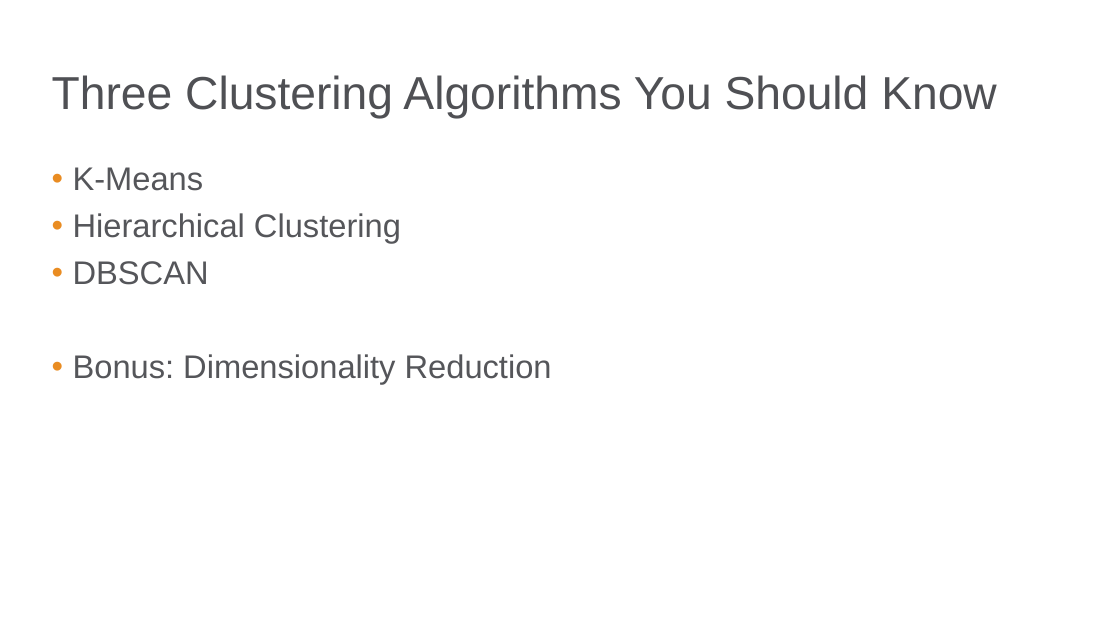
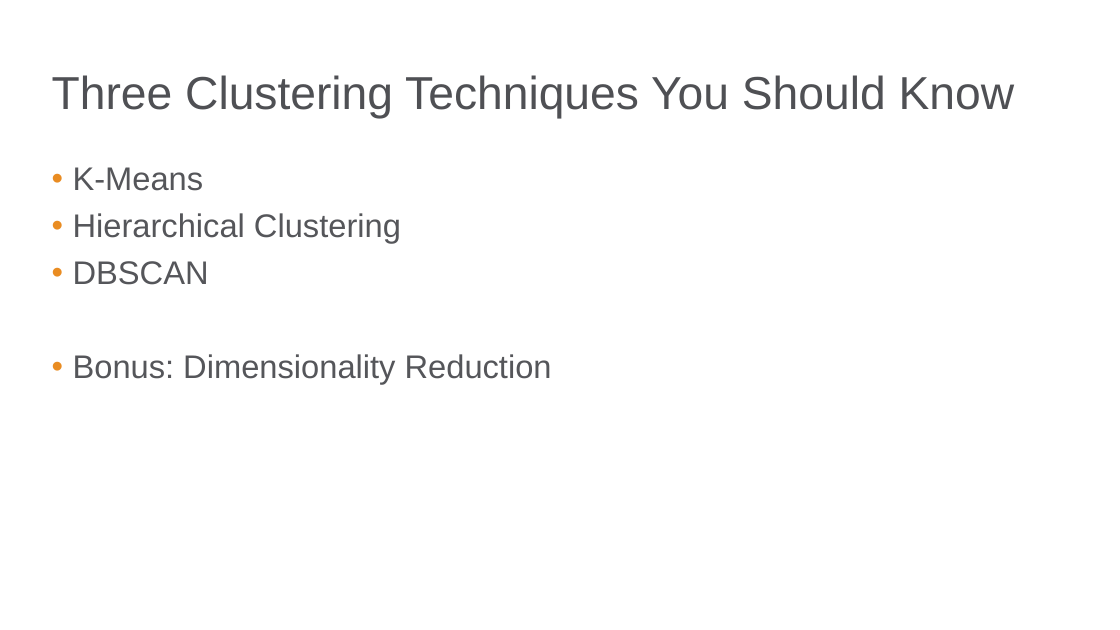
Before and after one commit to bgstieber/APRA-PD-DAS-2019, a slide deck: slide 11 of Generating Insights from Clustering Large Donors - BStieber APRA DAS19.pptx (slide 10 before the commit). Drawn at 1120x630 pixels with LibreOffice and Linux fonts; fonts in the diff are those of the drawing; background and template pictures are left out. Boxes give left, top, right and bottom in pixels: in the first picture for what was removed or moved away, otherwise in the second. Text is boxed around its words. In the diff, an @@ line names an element or a change of style, - is before the commit and + after.

```diff
--- a/Generating Insights from Clustering Large Donors - BStieber APRA DAS19.pptx
+++ b/Generating Insights from Clustering Large Donors - BStieber APRA DAS19.pptx
@@ title at [52, 75, 1015, 119]: text changed @@
-Three Clustering Algorithms You Should Know
+Three Clustering Techniques You Should Know
```
Also in this commit, not shown: 8 other slides changed, 1 slide added, 1 other file.
